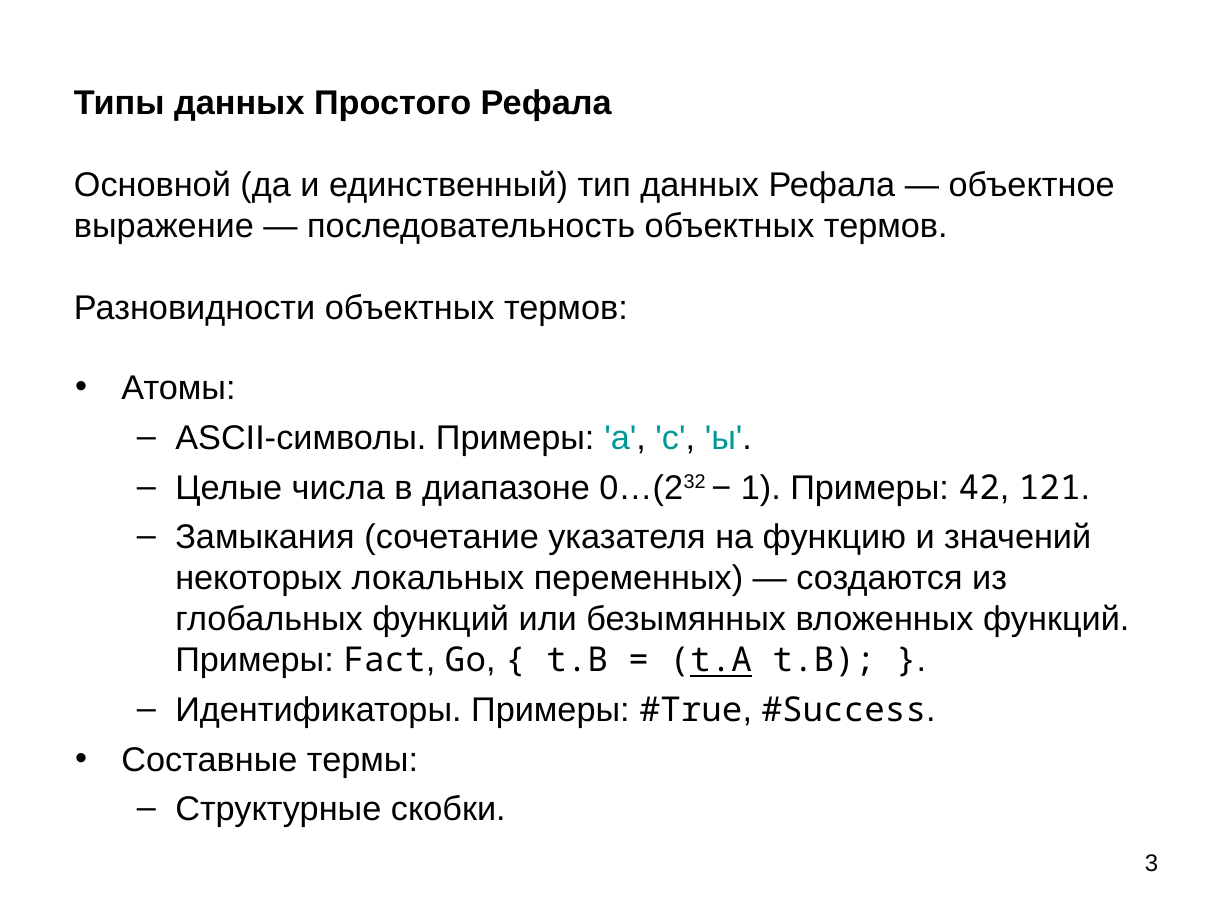
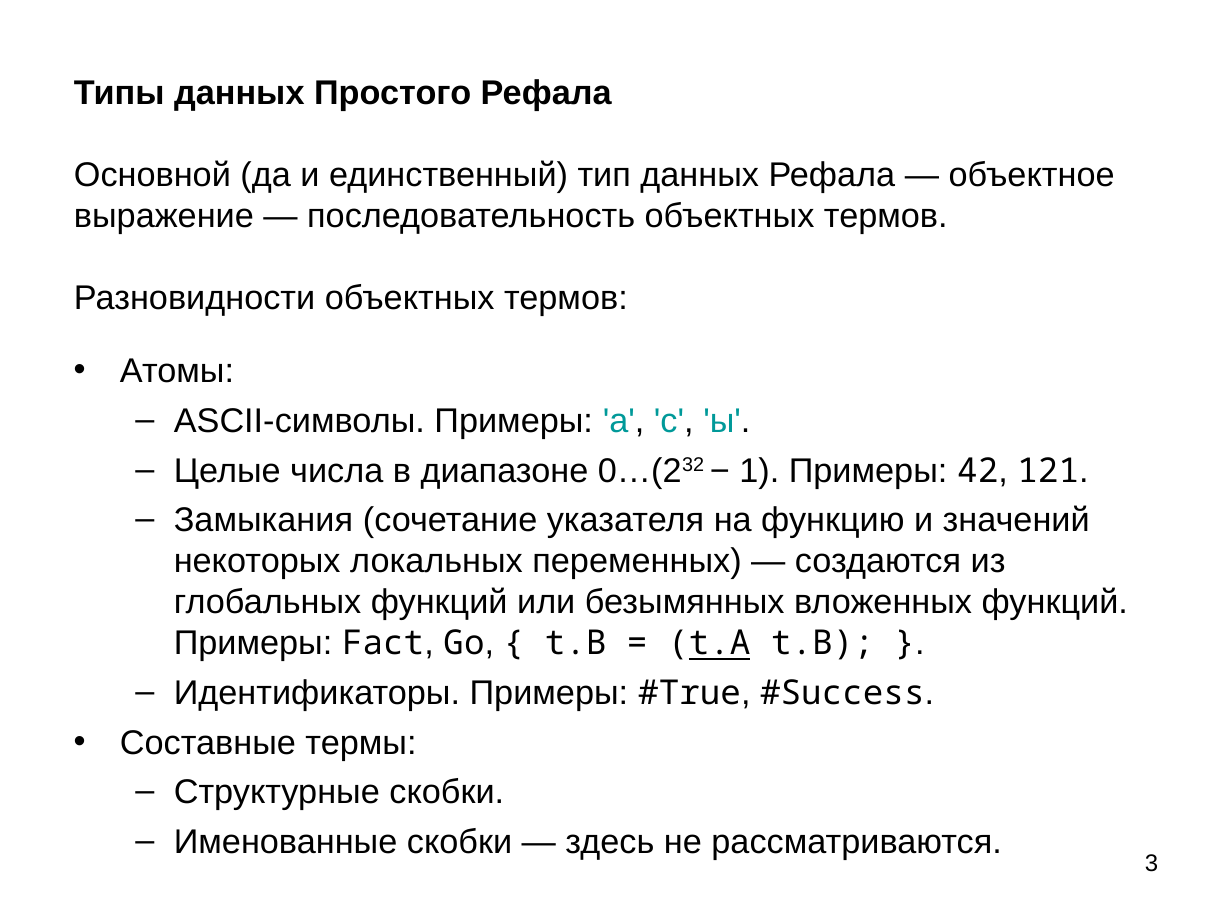
Before and after one commit to bmstu-iu9/refal-5-lambda, a slide deck: slide 3 of doc/Компилятор Простого Рефала.ppt. Drawn at 1232x924 pixels with LibreOffice and Linux fonts; fonts in the diff are those of the drawing. Boxes give left, top, right and bottom in pixels: in the first picture for what was removed or moved away, otherwise in the second. Text is boxed around its words. In the diff, an @@ line names an element or a change of style, - is before the commit and + after.

```diff
--- a/doc/Компилятор Простого Рефала.ppt
+++ b/doc/Компилятор Простого Рефала.ppt
@@ title "Типы данных Простого Рефала Основной ...": place and size @@
-title "Типы данных Простого Рефала Основной ..." at box(74, 89, 1115, 326)
+title "Типы данных Простого Рефала Основной ..." at box(74, 79, 1115, 316)
@@ text "Атомы:": place and size @@
-text "Атомы:" at box(121, 375, 1129, 827)
+text "Атомы:" at box(120, 358, 1128, 859)
@@ text at box(174, 828, 1001, 859): paragraph added @@
+  – Именованные скобки — здесь не рассматриваются.
```
Also in this commit, not shown: 6 other slides changed, 6 other files.
